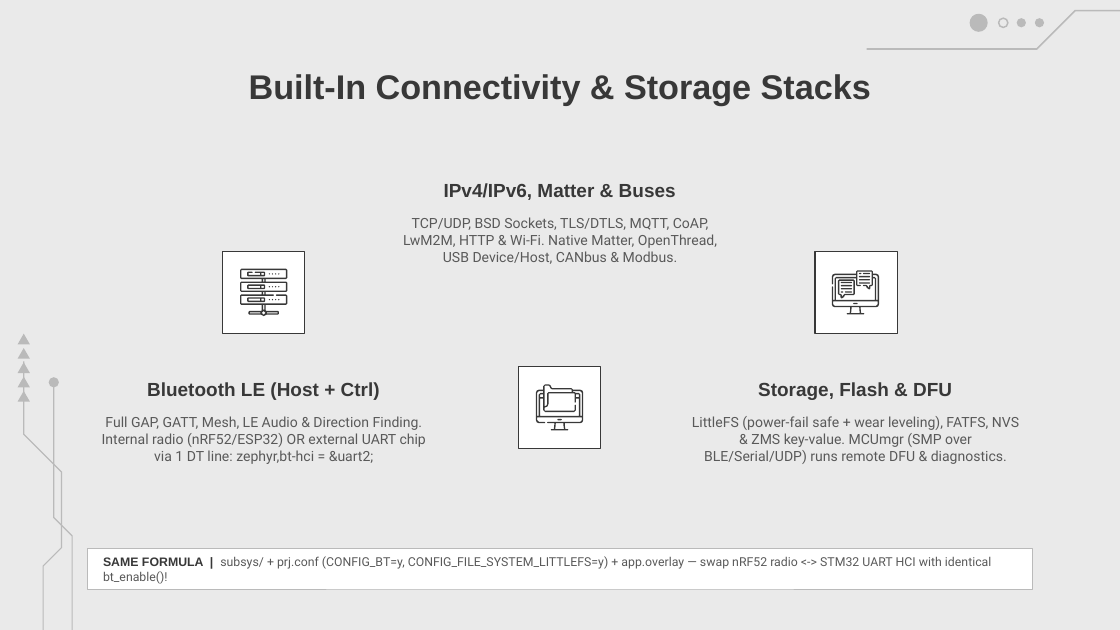
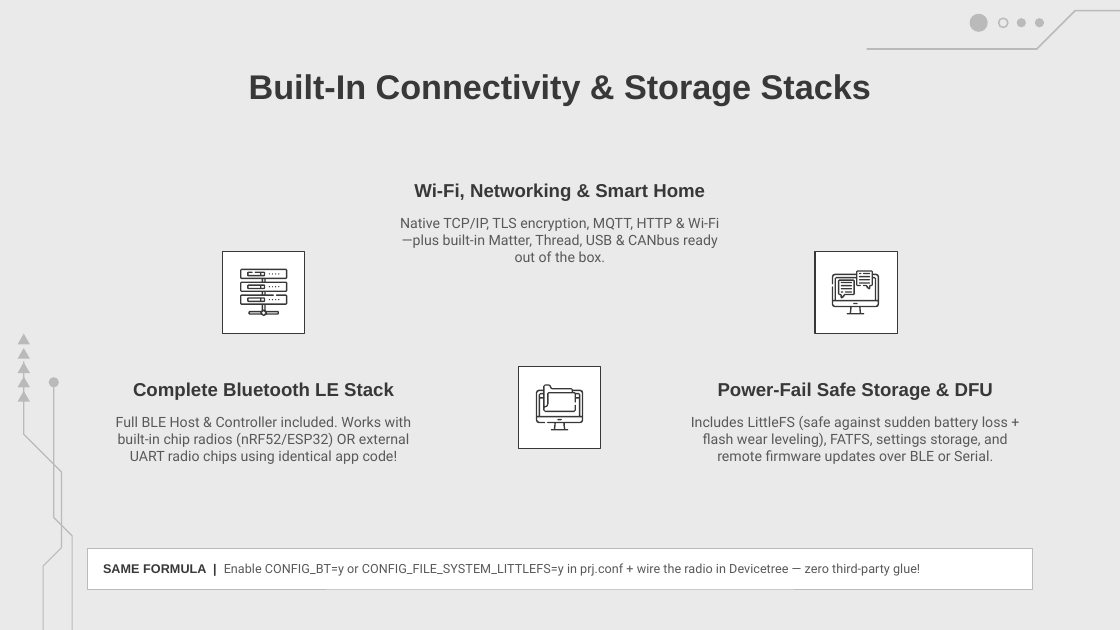
Before and after one commit to amrsaeedcse/zephyr-vs-freertos-presentation, a slide deck: slide 28 of Zephyr_RTOS_vs_FreeRTOS.pptx. Drawn at 1120x630 pixels with LibreOffice and Linux fonts; fonts in the diff are those of the drawing; background and template pictures are left out. Boxes give left, top, right and bottom in pixels: in the first picture for what was removed or moved away, otherwise in the second. Text is boxed around its words. In the diff, an @@ line names an element or a change of style, - is before the commit and + after.

Commit message:
Refine Part II Zephyr narrative, visuals & clarity (Slides 13-34)

```diff
--- a/Zephyr_RTOS_vs_FreeRTOS.pptx
+++ b/Zephyr_RTOS_vs_FreeRTOS.pptx
@@ subtitle at [414, 183, 705, 201]: text changed; size 12.2 to 12 pt @@
-IPv4/IPv6, Matter & Buses
+Wi-Fi, Networking & Smart Home
@@ subtitle at [400, 218, 719, 262]: text changed; size 9 to 9.1 pt @@
-TCP/UDP, BSD Sockets, TLS/DTLS, MQTT, CoAP, LwM2M, HTTP & Wi-Fi. Native Matter, OpenThread, USB Device/Host, CANbus & Modbus.
+Native TCP/IP, TLS encryption, MQTT, HTTP & Wi-Fi—plus built-in Matter, Thread, USB & CANbus ready out of the box.
@@ subtitle at [133, 382, 394, 400]: text changed; size 12.2 to 12 pt @@
-Bluetooth LE (Host + Ctrl)
+Complete Bluetooth LE Stack
@@ subtitle at [718, 382, 993, 400]: text changed; size 12.2 to 12 pt @@
-Storage, Flash & DFU
+Power-Fail Safe Storage & DFU
@@ subtitle at [116, 416, 412, 464]: text changed; size 9 to 9.1 pt @@
-Full GAP, GATT, Mesh, LE Audio & Direction Finding. Internal radio (nRF52/ESP32) OR external UART chip via 1 DT line: zephyr,bt-hci = &uart2;
+Full BLE Host & Controller included. Works with built-in chip radios (nRF52/ESP32) OR external UART radio chips using identical app code!
@@ subtitle at [691, 416, 1008, 464]: text changed; size 9 to 9.1 pt @@
-LittleFS (power-fail safe + wear leveling), FATFS, NVS & ZMS key-value. MCUmgr (SMP over BLE/Serial/UDP) runs remote DFU & diagnostics.
+Includes LittleFS (safe against sudden battery loss + flash wear leveling), FATFS, settings storage, and remote firmware updates over BLE or Serial.
@@ text in rectangle at [103, 563, 920, 576]: text changed; size 7.9 to 8.1 pt @@
-SAME FORMULA | subsys/ + prj.conf (CONFIG_BT=y, CONFIG_FILE_SYSTEM_LITTLEFS=y) + app.overlay — swap nRF52 radio <-> STM32 UART HCI with identical bt_enable()!
+SAME FORMULA | Enable CONFIG_BT=y or CONFIG_FILE_SYSTEM_LITTLEFS=y in prj.conf + wire the radio in Devicetree — zero third-party glue!
```
Also in this commit, not shown: 19 other slides changed, 1 slide added, 1 slide removed, 2 other files.
